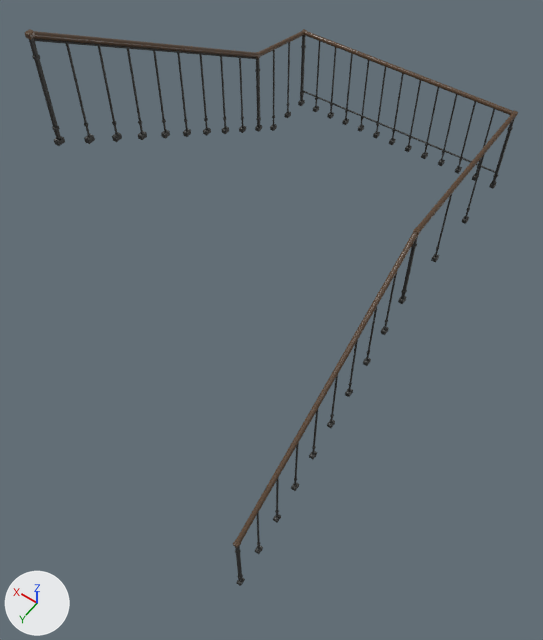
Two versions of the Blender file art/blender/stair_ironwork_service.blend, one commit apart.
The view is the same before and after, from a 50 mm camera at (-1.52, 1.56, 6.81) aimed at (0.9, -1.83, 1.49). Lighting does not change. The marker at lower left points along +X, +Y and +Z. The older version comes first.

The first picture shows 'Ironwork_cast_iron', 'Ironwork_wood_dark' and 1 more.
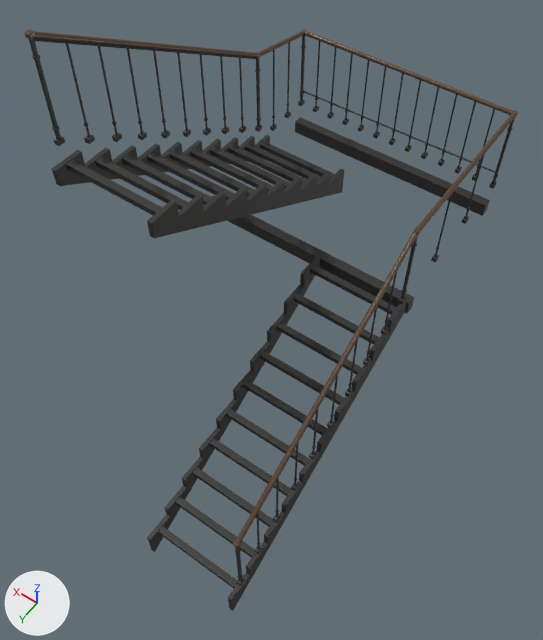
What differs and where, as boxes [x1, y1, x2, y2] in the pictures (543 x 640 px):
'StairStructure', added
    after: [52, 117, 490, 611]

What the commit changed:
Mesh me_notchedstringer_004 is new.
It has 2464 vertices, 2340 faces and spans x 0.01..2.39, y -4.48..0.0, z -0.3..3.05.
It uses material mat_cast_iron (dark grey #424240).
Object 'StairStructure' (ob_stairstructure) is new; it shows me_notchedstringer_004.
Its location is (0.0, 0.0, 0.0).
